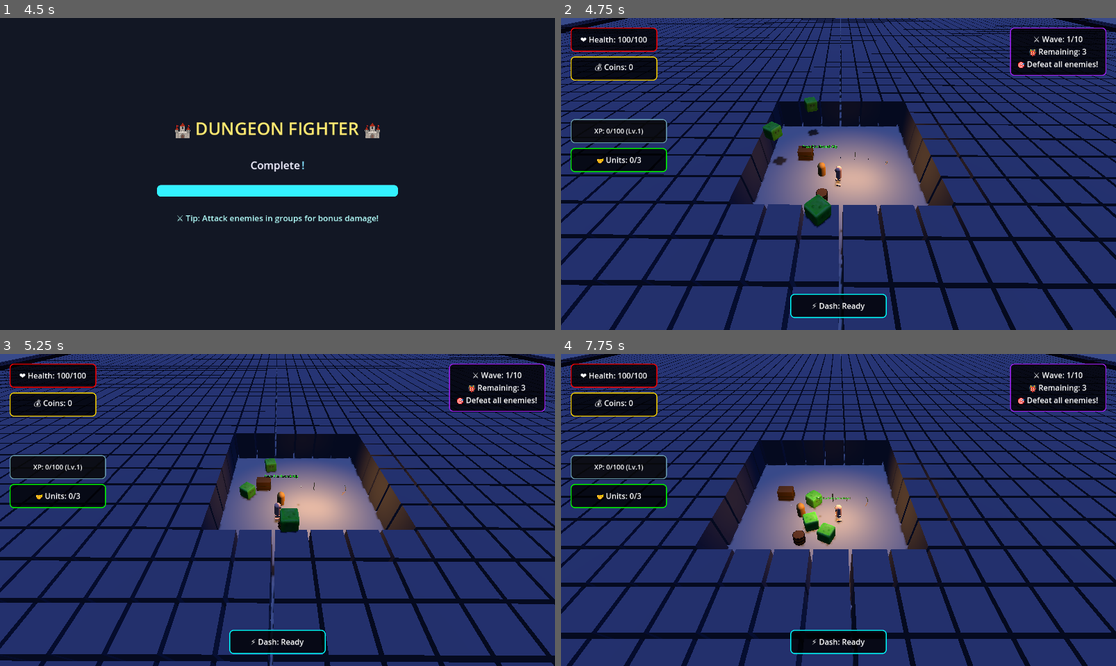
Above: before the commit, frames 1-4 (two rows, left to right).
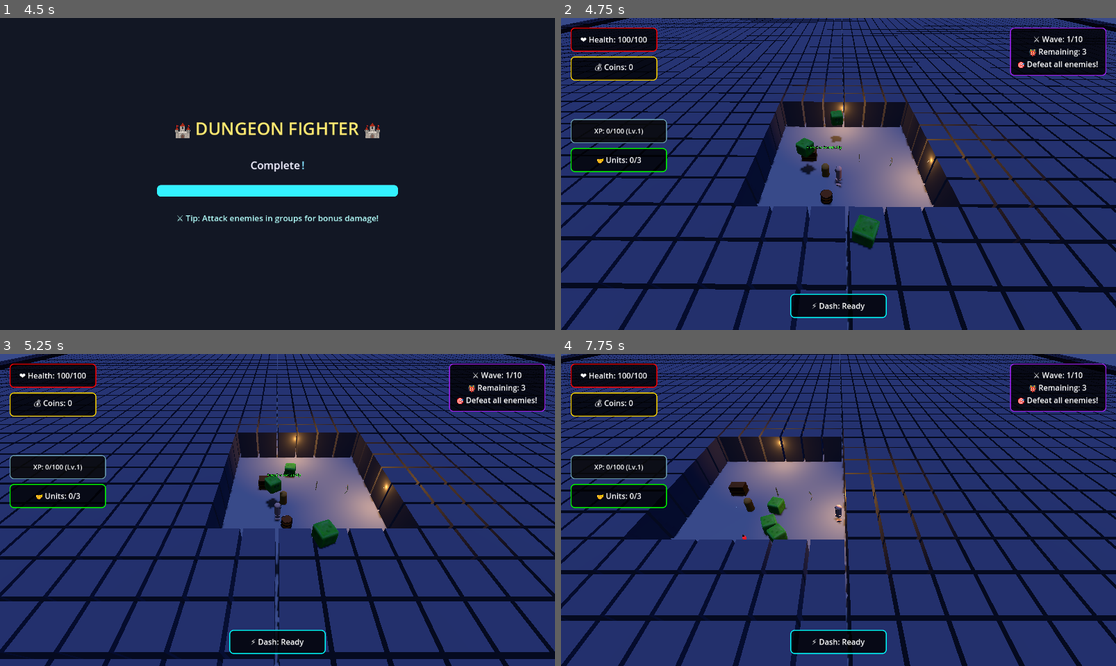
Above: after the commit, the same moments.

Repository: thaner66666666/game-1
Game: Godot game, scene res://Scenes/main.tscn
The game is run twice, just before and just after one commit, with the same random seed, the same clock (stepped at 60 frames per second) and the same inputs.
Inputs (mouse positions are in pixels of both pictures, inside the frame that each line leads up to):
- Up to frame 1 (4.5 s): tap Enter at 0.5, 4.25 s; move the mouse to (399, 158) at 0.52 s; hold D (move_right) 0.53-1.28 s; click (399, 158) at 0.6 s; move the mouse to (166, 189) at 1.27 s; hold S (move_down) 1.28-2.03 s; tap Space (dash) at 1.35, 3.5, 4.35 s; move the mouse to (333, 105) at 2.02 s; hold D (move_right) 2.03-2.78 s; hold Q (drop_weapon) 2.03-2.78 s; move the mouse to (249, 236) at 2.77 s; hold W (move_up) 2.78-3.53 s; tap E (interaction) at 2.85 s; click (249, 236) at 2.92 s; move the mouse to (444, 220) at 3.52 s; hold A (move_left) from 3.53 s (still down); click (444, 220) at 3.6 s; move the mouse to (111, 127) at 4.27 s
- Up to frame 2 (4.75 s): keep holding A (move_left)
- Up to frame 3 (5.25 s): move the mouse to (305, 510) at 5.02 s; release A (move_left) at 5.03 s; hold S (move_down) from 5.03 s (still down); hold Q (drop_weapon) from 5.03 s (still down); click (305, 510) at 5.17 s
- Up to frame 4 (7.75 s): move the mouse to (755, 432) at 5.77 s; release S (move_down) at 5.78 s; release Q (drop_weapon) at 5.78 s; hold D (move_right) 5.78-6.53 s; tap E (interaction) at 5.85 s; move the mouse to (960, 494) at 6.52 s; hold W (move_up) 6.53-7.28 s; click (960, 494) at 6.6 s; move the mouse to (727, 525) at 7.27 s; hold D (move_right) from 7.28 s (still down); tap Space (dash) at 7.35 s; click (727, 525) at 7.42 s

Frame 1 is identical in both runs. In frame 2, 30% of the frame differs, in the area x 0-100%, y 0-100%; in frame 3, 29%; in frame 4, 38%.

Commit message:
Torches!

Diff:
--- a/Scenes/torch.tscn
+++ b/Scenes/torch.tscn
@@ -4,21 +4,21 @@
 [ext_resource type="ArrayMesh" uid="uid://csx3tds4ley28" path="res://3d Models/Torch/walltorch.obj" id="2_h1t0l"]
 
 [sub_resource type="CylinderShape3D" id="CylinderShape3D_beu3c"]
-height = 1.19434
+height = 2.23267
 radius = 0.1
 
 [node name="Torch" type="StaticBody3D"]
 script = ExtResource("1_wced7")
 
 [node name="MeshInstance3D" type="MeshInstance3D" parent="."]
-transform = Transform3D(1, 0, 0, 0, 1, 0, 0, 0, 1, 0, -0.372047, 0)
+transform = Transform3D(1, 0, 0, 0, 1, 0, 0, 0, 1, 0, -0.707166, 0)
 mesh = ExtResource("2_h1t0l")
 
 [node name="OmniLight3D" type="OmniLight3D" parent="."]
-transform = Transform3D(1, 0, 0, 0, 1, 0, 0, 0, 1, 0, 1.20849, 0)
+transform = Transform3D(1, 0, 0, 0, 1, 0, 0, 0, 1, 0, 0.862944, 0.0730011)
 light_color = Color(1, 0.466667, 0, 1)
 omni_range = 8.0
 
 [node name="CollisionShape3D" type="CollisionShape3D" parent="."]
-transform = Transform3D(1, 0, 0, 0, 1, 0, 0, 0, 1, 0, 0.597168, -0.0638661)
+transform = Transform3D(1, 0, 0, 0, 1, 0, 0, 0, 1, 0, 0.519165, 0)
 shape = SubResource("CylinderShape3D_beu3c")
--- a/dot gds/simple_room_generator.gd
+++ b/dot gds/simple_room_generator.gd
@@ -212,51 +212,106 @@
 	else:
 		print("⚠️ Recruiter NPC scene not loaded, cannot spawn recruiter!")
 
-	# --- TORCH PLACEMENT LOGIC ---
+	# --- TORCH PLACEMENT LOGIC (FIXED) ---
 	# Place torches in the starting room
 	var torch_scene = load("res://Scenes/torch.tscn")
 	if torch_scene:
 		var num_torches = randi_range(2, 4)
-		var wall_offset = 2.5 # Distance from wall
 		var placed_torches = 0
 		var tries = 0
 		print("[TORCH DEBUG] Attempting to place %d torches in starting room" % num_torches)
-		while placed_torches < num_torches and tries < 20:
+
+		while placed_torches < num_torches and tries < 30:
 			tries += 1
+
 			# Randomly pick a wall (0=left, 1=right, 2=top, 3=bottom)
 			var wall = randi() % 4
-			var t = randf_range(0.15, 0.85) # Avoid corners
+			var t = randf_range(0.2, 0.8) # Avoid corners more
 			var pos = Vector2()
+			var wall_grid_pos = Vector2()
+
+			# Calculate position JUST OUTSIDE the room boundary (where walls actually are)
 			if wall == 0:
-				pos = Vector2(starting_room.position.x + wall_offset, lerp(starting_room.position.y + wall_offset, starting_room.position.y + starting_room.size.y - wall_offset, t))
+				# Left wall: one tile to the left of room
+				pos = Vector2(starting_room.position.x - 1, lerp(starting_room.position.y, starting_room.position.y + starting_room.size.y - 1, t))
+				wall_grid_pos = Vector2(starting_room.position.x - 1, int(pos.y))
 			elif wall == 1:
-				pos = Vector2(starting_room.position.x + starting_room.size.x - wall_offset, lerp(starting_room.position.y + wall_offset, starting_room.position.y + starting_room.size.y - wall_offset, t))
+				# Right wall: one tile to the right of room
+				pos = Vector2(starting_room.position.x + starting_room.size.x, lerp(starting_room.position.y, starting_room.position.y + starting_room.size.y - 1, t))
+				wall_grid_pos = Vector2(starting_room.position.x + starting_room.size.x, int(pos.y))
 			elif wall == 2:
-				pos = Vector2(lerp(starting_room.position.x + wall_offset, starting_room.position.x + starting_room.size.x - wall_offset, t), starting_room.position.y + wall_offset)
+				# Top wall: one tile above room
+				pos = Vector2(lerp(starting_room.position.x, starting_room.position.x + starting_room.size.x - 1, t), starting_room.position.y - 1)
+				wall_grid_pos = Vector2(int(pos.x), starting_room.position.y - 1)
 			else:
-				pos = Vector2(lerp(starting_room.position.x + wall_offset, starting_room.position.x + starting_room.size.x - wall_offset, t), starting_room.position.y + starting_room.size.y - wall_offset)
-
-			# Convert to world position
-			var world_pos = Vector3((pos.x - map_size.x / 2) * 2.0, 1.2, (pos.y - map_size.y / 2) * 2.0)
-
-			# Check for collision with player spawn, chest, or other torches (simple distance check)
+				# Bottom wall: one tile below room
+				pos = Vector2(lerp(starting_room.position.x, starting_room.position.x + starting_room.size.x - 1, t), starting_room.position.y + starting_room.size.y)
+				wall_grid_pos = Vector2(int(pos.x), starting_room.position.y + starting_room.size.y)
+
+			# Check if wall position is valid and actually has a wall
+			var grid_x = int(wall_grid_pos.x)
+			var grid_y = int(wall_grid_pos.y)
+
+			if grid_x < 0 or grid_x >= map_size.x or grid_y < 0 or grid_y >= map_size.y:
+				print("[TORCH DEBUG] Rejected: Wall position outside map bounds")
+				continue
+
+			if terrain_grid[grid_x][grid_y] != TileType.WALL:
+				print("[TORCH DEBUG] Rejected: No wall at grid position (%d, %d)" % [grid_x, grid_y])
+				continue
+
+			# Convert to world position - place torch BETWEEN wall and room
+			var room_side_pos = Vector2()
+			if wall == 0:
+				room_side_pos = Vector2(starting_room.position.x, pos.y)
+			elif wall == 1:
+				room_side_pos = Vector2(starting_room.position.x + starting_room.size.x - 1, pos.y)
+			elif wall == 2:
+				room_side_pos = Vector2(pos.x, starting_room.position.y)
+			else:
+				room_side_pos = Vector2(pos.x, starting_room.position.y + starting_room.size.y - 1)
+
+			# Average between wall and room edge for torch placement
+			var torch_grid_pos = (wall_grid_pos + room_side_pos) * 0.5
+			var world_pos = Vector3(
+				(torch_grid_pos.x - map_size.x / 2) * 2.0,
+				1.5,
+				(torch_grid_pos.y - map_size.y / 2) * 2.0
+			)
+
+			# Check for collision with player spawn, chest, or other torches
 			var safe = true
-			if world_pos.distance_to(Vector3((starting_room.get_center().x - map_size.x / 2) * 2.0, 1.2, (starting_room.get_center().y - map_size.y / 2) * 2.0)) < 1.0:
-				print("[TORCH DEBUG] Rejected: Too close to player spawn at %s" % str(world_pos))
+			var room_center_world = Vector3(
+				(starting_room.get_center().x - map_size.x / 2) * 2.0,
+				1.2,
+				(starting_room.get_center().y - map_size.y / 2) * 2.0
+			)
+
+			if world_pos.distance_to(room_center_world) < 3.0:
+				print("[TORCH DEBUG] Rejected: Too close to player spawn")
 				safe = false
+
+			# Check distance to other torches
 			for obj in generated_objects:
 				if obj is StaticBody3D and obj.name.begins_with("Torch"):
-					if obj.global_position.distance_to(world_pos) < 2.0:
-						print("[TORCH DEBUG] Rejected: Too close to another torch at %s (distance %.2f)" % [str(world_pos), obj.global_position.distance_to(world_pos)])
+					if obj.global_position.distance_to(world_pos) < 3.0:
+						print("[TORCH DEBUG] Rejected: Too close to another torch")
 						safe = false
+						break
+
 			if safe:
 				var torch = torch_scene.instantiate()
 				torch.name = "Torch_%d" % placed_torches
-				add_child(torch)  # <-- Add to scene tree first
-				torch.global_position = world_pos  # <-- Then set position
+				add_child(torch)
+				torch.global_position = world_pos
 				generated_objects.append(torch)
 				placed_torches += 1
-				print("[TORCH DEBUG] Placed torch at %s (index %d)" % [str(world_pos), placed_torches-1])
+				print("[TORCH DEBUG] ✅ Placed torch at %s (wall=%d, grid=%s)" % [str(world_pos), wall, str(wall_grid_pos)])
+
+		if placed_torches == 0:
+			print("[TORCH DEBUG] ❌ No torches placed after %d tries!" % tries)
+		else:
+			print("[TORCH DEBUG] ✅ Successfully placed %d torches" % placed_torches)
 	# --- END TORCH PLACEMENT ---
 
 	print("🛡️ Starting room created with PROTECTED BOUNDARIES!")
@@ -525,6 +580,10 @@
 	if boundary_walls.has(str(x) + "," + str(y)):
 		return false
 	return true
+
+func _is_valid_pos(x: int, y: int) -> bool:
+	"""Check if the position is within the map bounds"""
+	return x >= 0 and x < map_size.x and y >= 0 and y < map_size.y
 
 func _find_new_room_position(existing_room: Rect2, room_size: Vector2) -> Rect2:
 	"""Improved: Try many possible positions around the last room, not just 4 directions"""
@@ -715,23 +774,23 @@
 func _get_size_for_shape(shape: RoomShape) -> Vector2:
 	"""Get appropriate size for each room shape"""
 	match shape:
-		RoomShape.SQUARE: return base_room_size
-		RoomShape.RECTANGLE: return Vector2(base_room_size.x + 3, base_room_size.y)
-		RoomShape.L_SHAPE: return Vector2(base_room_size.x + 1, base_room_size.y + 1)
-		RoomShape.T_SHAPE: return Vector2(base_room_size.x + 2, base_room_size.y + 1)
-		RoomShape.PLUS_SHAPE: return Vector2(base_room_size.x + 1, base_room_size.y + 1)
-		RoomShape.U_SHAPE: return Vector2(base_room_size.x + 2, base_room_size.y + 2)
-		RoomShape.LONG_HALL: return Vector2(base_room_size.x + 4, base_room_size.y)
-		RoomShape.SMALL_SQUARE: return Vector2(base_room_size.x - 1, base_room_size.y - 1)
+		RoomShape.SQUARE:
+			return base_room_size
+		RoomShape.RECTANGLE:
+			return Vector2(base_room_size.x + 4, base_room_size.y)
+		RoomShape.L_SHAPE:
+			return Vector2(base_room_size.x + 2, base_room_size.y + 2)
+		RoomShape.T_SHAPE:
+			return Vector2(base_room_size.x + 2, base_room_size.y + 2)
+		RoomShape.PLUS_SHAPE:
+			return Vector2(base_room_size.x + 2, base_room_size.y + 2)
+		RoomShape.U_SHAPE:
+			return Vector2(base_room_size.x + 2, base_room_size.y + 2)
+		RoomShape.LONG_HALL:
+			return Vector2(base_room_size.x + 6, 5)
+		RoomShape.SMALL_SQUARE:
+			return Vector2(5, 5)
 	return base_room_size
-
-func _is_valid_pos(x: int, y: int) -> bool:
-	return x >= 0 and x < map_size.x and y >= 0 and y < map_size.y
-
-# Public API
-func get_rooms() -> Array:
-	return rooms
-
 func get_current_room_count() -> int:
 	return current_room_count
 
